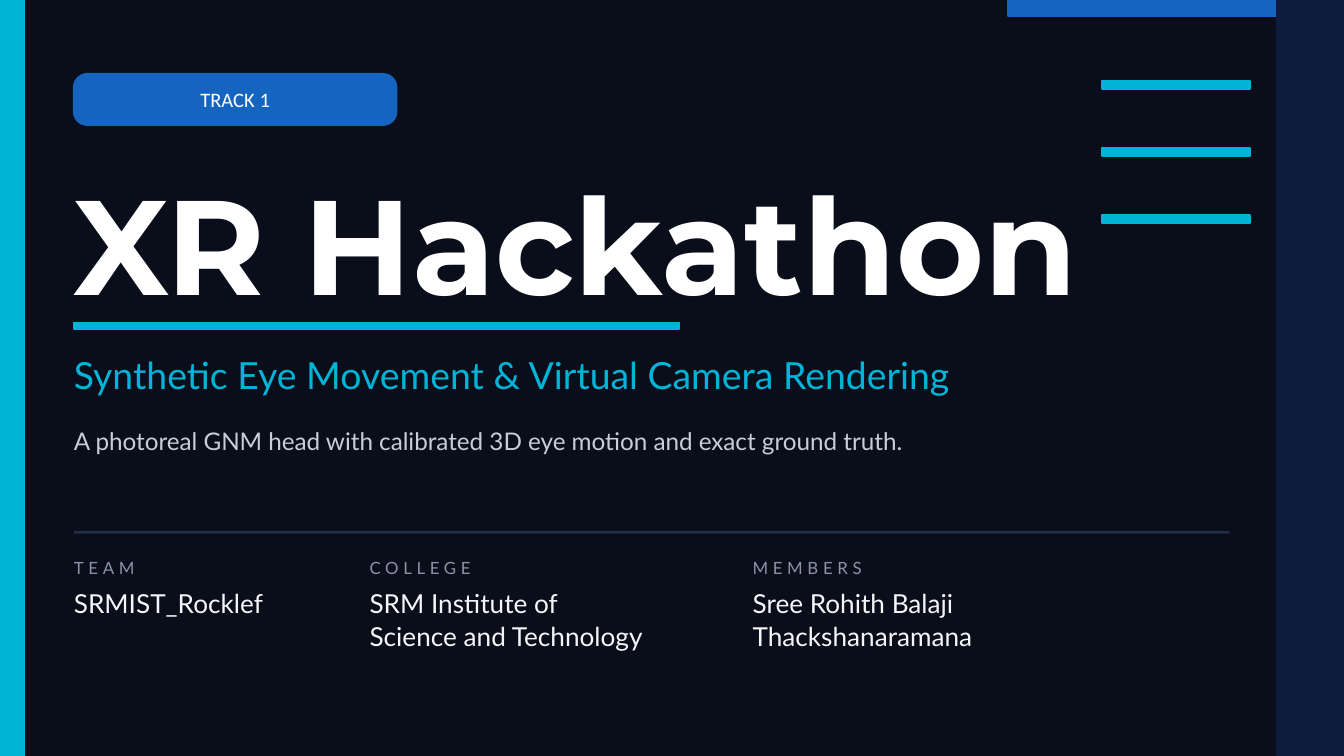
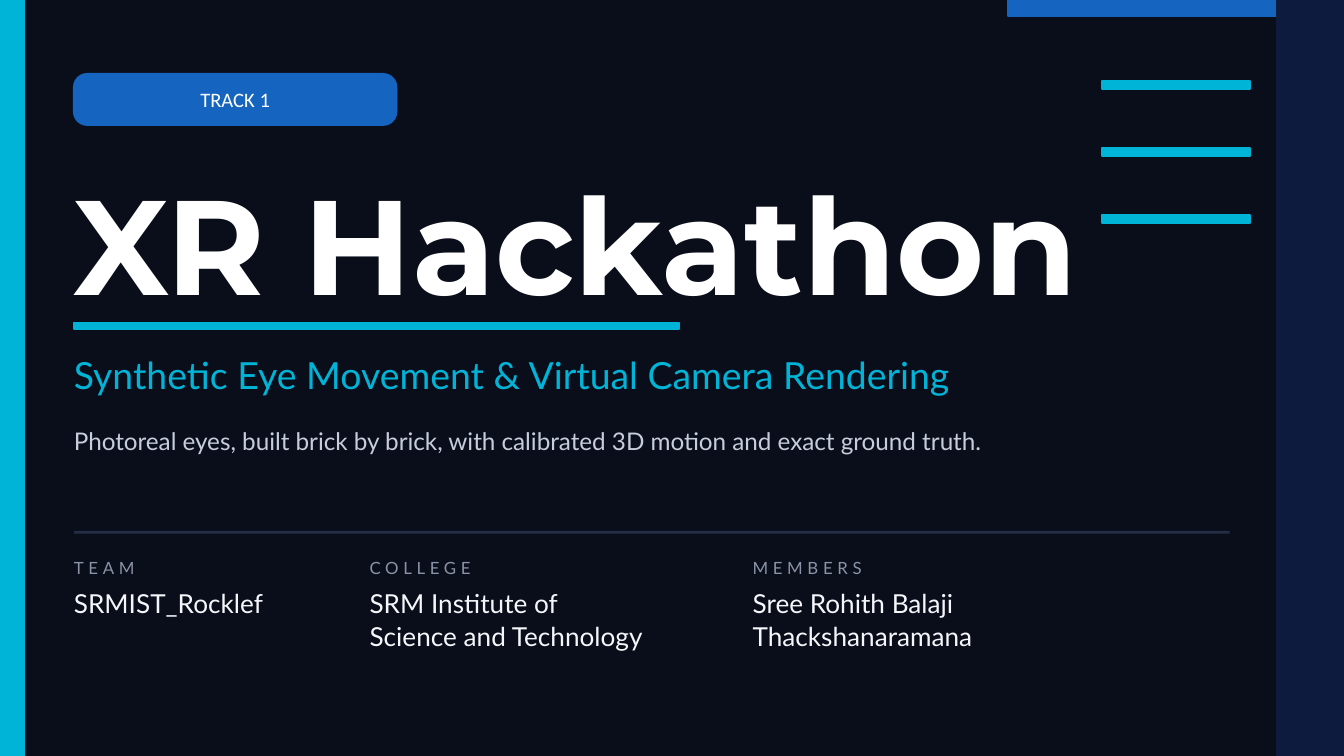
Before and after one commit to rocklef/xr-hackathon-track1, a slide deck: slide 1 of presentation/SRMIST_Rocklef.pptx. Drawn at 1344x756 pixels with LibreOffice and Linux fonts; fonts in the diff are those of the drawing. Boxes give left, top, right and bottom in pixels: in the first picture for what was removed or moved away, otherwise in the second. Text is boxed around its words. In the diff, an @@ line names an element or a change of style, - is before the commit and + after.

```diff
--- a/presentation/SRMIST_Rocklef.pptx
+++ b/presentation/SRMIST_Rocklef.pptx
@@ text at [74, 432, 981, 455]: text changed @@
-A photoreal GNM head with calibrated 3D eye motion and exact ground truth.
+Photoreal eyes, built brick by brick, with calibrated 3D motion and exact ground truth.
```
Also in this commit, not shown: 2 other slides changed, 7 other files.
